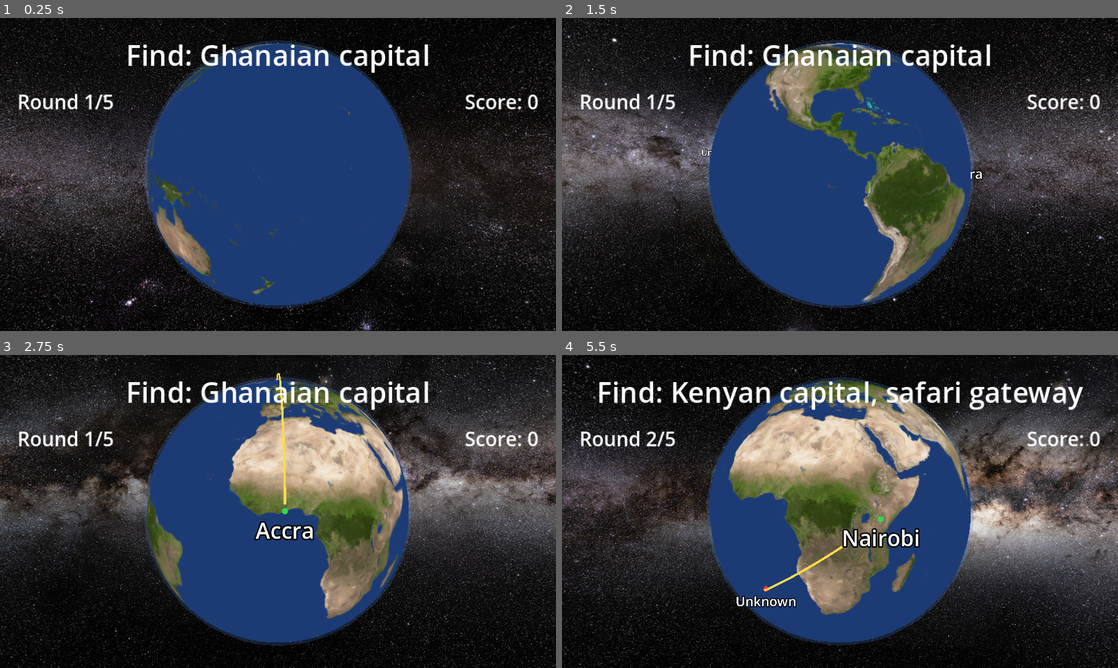
Above: before the commit, frames 1-4 (two rows, left to right).
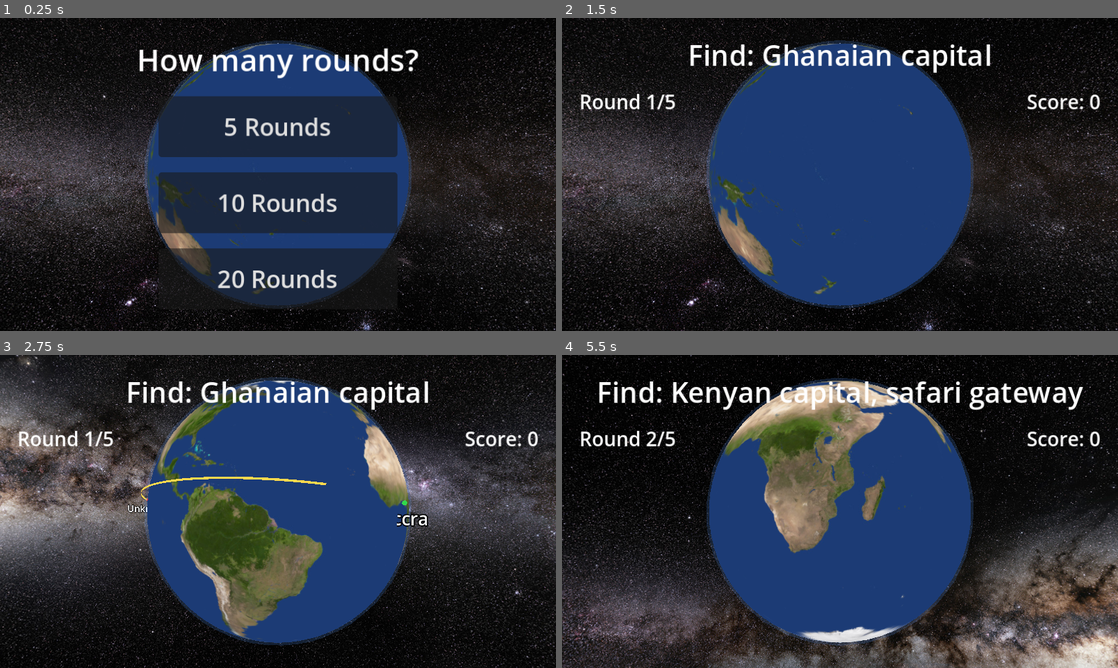
Above: after the commit, the same moments.

Repository: ahetawal-p/geotap
Game: Godot game, scene res://scenes/main.tscn
Same seed, same stepped clock (60 frames per second), same inputs: the game is played once before the commit and once after it.
Inputs (mouse positions are in pixels of both pictures, inside the frame that each line leads up to):
- Up to frame 1 (0.25 s): no input
- Up to frame 2 (1.5 s): click (840, 127) at 0.5 s, where only the run after the commit has a clickable "5 Rounds"; move the mouse to (962, 158) at 1.27 s; click (962, 158) at 1.42 s
- Up to frame 3 (2.75 s): drag from (166, 527) to (250, 574) at 2.02 s
- Up to frame 4 (5.5 s): move the mouse to (895, 442) at 2.77 s; click (895, 442) at 2.92 s; click (840, 602) at 3.5 s, where only the run before the commit has a clickable "Next >"; click (840, 602) at 4.25 s, where only the run after the commit has a clickable "Next >"; drag from (812, 574) to (673, 464) at 5.02 s

The runs differ from the first frame. In frame 1, 25% of the frame differs, in the area x 3-97%, y 8-94%; in frame 2, 32%; in frame 3, 48%; in frame 4, 61%, in the area x 0-100%, y 0-100%.

Commit message:
add more rounds

Diff:
--- a/scripts/game_manager.gd
+++ b/scripts/game_manager.gd
@@ -4,7 +4,7 @@
 signal guess_resolved(distance_mi: float, round_score: int, total_score: int, is_last_round: bool)
 signal game_over(final_score: int)
 
-const TOTAL_ROUNDS := 5
+var _total_rounds: int = 5
 
 const MARKER_SURFACE_OFFSET := 1.03
 const MARKER_DROP_HEIGHT := 1.30
@@ -41,7 +41,6 @@
 var _current_round := 0
 var _total_score := 0
 var _round_targets: Array = []
-var _awaiting_play_again := false
 
 func _ready() -> void:
 	guess_marker.visible = false
@@ -50,6 +49,7 @@
 	target_marker.material_override = _make_marker_material(Color(0.2, 0.85, 0.3))
 	globe_controller.location_tapped.connect(_on_location_tapped)
 	hud.next_pressed.connect(_on_next_pressed)
+	hud.round_count_selected.connect(_on_round_count_selected)
 
 	_guess_label = _make_billboard_label(GUESS_LABEL_BASE_PIXEL_SIZE)
 	_target_label = _make_billboard_label(TARGET_LABEL_BASE_PIXEL_SIZE)
@@ -76,8 +76,6 @@
 	await get_tree().process_frame
 	_adjust_for_viewport()
 
-	_start_game()
-
 func _adjust_for_viewport() -> void:
 	_adjust_ui_scale()
 	_adjust_camera_for_aspect()
@@ -96,7 +94,12 @@
 	var win := get_window()
 	var min_dim: int = mini(win.size.x, win.size.y)
 	var scale: float = 1.0
-	if min_dim < 500:
+	# Touch devices: scale aggressively regardless of reported size.
+	# High-DPR mobile (e.g. Pixel 10 Pro at ~3x) may report device pixels (~1440),
+	# which would otherwise fall into the "desktop" bucket with no boost.
+	if DisplayServer.is_touchscreen_available():
+		scale = 3.0 if min_dim < 1000 else 2.5
+	elif min_dim < 500:
 		scale = 2.5
 	elif min_dim < 750:
 		scale = 1.5
@@ -118,14 +121,17 @@
 	lbl.visible = false
 	return lbl
 
+func _on_round_count_selected(count: int) -> void:
+	_total_rounds = count
+	_start_game()
+
 func _start_game() -> void:
-	_round_targets = Locations.pick_round(TOTAL_ROUNDS)
-	if _round_targets.size() < TOTAL_ROUNDS:
+	_round_targets = Locations.pick_round(_total_rounds)
+	if _round_targets.size() < _total_rounds:
 		push_error("Not enough locations to start the game")
 		return
 	_current_round = 0
 	_total_score = 0
-	_awaiting_play_again = false
 	_start_round()
 
 func _start_round() -> void:
@@ -138,17 +144,12 @@
 	reveal_audio.stop()
 	var loc: Dictionary = _round_targets[_current_round]
 	var clue: String = loc.get("clue", loc.name)
-	print("Round %d/%d target: %s (%.4f, %.4f)" % [_current_round + 1, TOTAL_ROUNDS, loc.name, loc.lat, loc.lon])
-	round_started.emit(_current_round + 1, TOTAL_ROUNDS, clue)
+	print("Round %d/%d target: %s (%.4f, %.4f)" % [_current_round + 1, _total_rounds, loc.name, loc.lat, loc.lon])
+	round_started.emit(_current_round + 1, _total_rounds, clue)
 
 func _on_next_pressed() -> void:
-	if _awaiting_play_again:
-		_start_game()
-		return
-
 	_current_round += 1
-	if _current_round >= TOTAL_ROUNDS:
-		_awaiting_play_again = true
+	if _current_round >= _total_rounds:
 		game_over.emit(_total_score)
 	else:
 		_start_round()
@@ -183,7 +184,7 @@
 	var dist_local := dist
 	var score_local := score
 	var total_local := _total_score
-	var is_last := _current_round == TOTAL_ROUNDS - 1
+	var is_last := _current_round == _total_rounds - 1
 
 	_drop_marker(guess_marker, guess_dir, func() -> void:
 		_position_label_below(_guess_label, guess_marker)
--- a/scripts/hud.gd
+++ b/scripts/hud.gd
@@ -1,6 +1,7 @@
 extends CanvasLayer
 
 signal next_pressed
+signal round_count_selected(count: int)
 
 @onready var clue_label: Label = $Root/Top/ClueLabel
 @onready var round_label: Label = $Root/Top/Header/RoundLabel
@@ -8,18 +9,40 @@
 @onready var result_label: Label = $Root/Bottom/ResultLabel
 @onready var next_button: Button = $Root/Bottom/NextButton
 
+@onready var top_container: VBoxContainer = $Root/Top
+@onready var bottom_container: VBoxContainer = $Root/Bottom
+@onready var round_picker: VBoxContainer = $Root/RoundPicker
+@onready var picker_title: Label = $Root/RoundPicker/Title
+@onready var picker_subtitle: Label = $Root/RoundPicker/Subtitle
+
 func _ready() -> void:
 	next_button.pressed.connect(func() -> void: next_pressed.emit())
-	result_label.visible = false
-	next_button.visible = false
-	score_label.text = "Score: 0"
+	$Root/RoundPicker/Btn5.pressed.connect(func() -> void: round_count_selected.emit(5))
+	$Root/RoundPicker/Btn10.pressed.connect(func() -> void: round_count_selected.emit(10))
+	$Root/RoundPicker/Btn20.pressed.connect(func() -> void: round_count_selected.emit(20))
+
+	# Initial state: picker visible, gameplay HUD hidden.
+	_show_initial_picker()
 
 	var gm := get_parent()
 	gm.round_started.connect(_on_round_started)
 	gm.guess_resolved.connect(_on_guess_resolved)
 	gm.game_over.connect(_on_game_over)
 
+func _show_initial_picker() -> void:
+	picker_title.text = "How many rounds?"
+	picker_subtitle.visible = false
+	round_picker.visible = true
+	top_container.visible = false
+	bottom_container.visible = false
+	result_label.visible = false
+	next_button.visible = false
+	score_label.text = "Score: 0"
+
 func _on_round_started(round_num: int, total_rounds: int, clue: String) -> void:
+	round_picker.visible = false
+	top_container.visible = true
+	bottom_container.visible = true
 	round_label.text = "Round %d/%d" % [round_num, total_rounds]
 	clue_label.text = "Find: %s" % clue
 	result_label.visible = false
@@ -33,9 +56,11 @@
 	next_button.visible = true
 
 func _on_game_over(final_score: int) -> void:
-	clue_label.text = "Game Over"
-	result_label.text = "Final score: %d" % final_score
-	result_label.visible = true
-	score_label.text = "Score: %d" % final_score
-	next_button.text = "Play Again"
-	next_button.visible = true
+	picker_title.text = "Final Score: %d" % final_score
+	picker_subtitle.text = "Play again — how many rounds?"
+	picker_subtitle.visible = true
+	round_picker.visible = true
+	top_container.visible = false
+	bottom_container.visible = false
+	result_label.visible = false
+	next_button.visible = false
--- a/ui/hud.tscn
+++ b/ui/hud.tscn
@@ -63,3 +63,47 @@
 size_flags_horizontal = 4
 text = "Next >"
 theme_override_font_sizes/font_size = 20
+
+[node name="RoundPicker" type="VBoxContainer" parent="Root"]
+anchor_left = 0.5
+anchor_top = 0.5
+anchor_right = 0.5
+anchor_bottom = 0.5
+offset_left = -160.0
+offset_top = -160.0
+offset_right = 160.0
+offset_bottom = 160.0
+mouse_filter = 2
+alignment = 1
+theme_override_constants/separation = 14
+
+[node name="Title" type="Label" parent="Root/RoundPicker"]
+text = "How many rounds?"
+horizontal_alignment = 1
+mouse_filter = 2
+theme_override_font_sizes/font_size = 28
+
+[node name="Subtitle" type="Label" parent="Root/RoundPicker"]
+text = ""
+horizontal_alignment = 1
+mouse_filter = 2
+theme_override_font_sizes/font_size = 18
+visible = false
+
+[node name="Btn5" type="Button" parent="Root/RoundPicker"]
+custom_minimum_size = Vector2(220, 56)
+size_flags_horizontal = 4
+text = "5 Rounds"
+theme_override_font_sizes/font_size = 22
+
+[node name="Btn10" type="Button" parent="Root/RoundPicker"]
+custom_minimum_size = Vector2(220, 56)
+size_flags_horizontal = 4
+text = "10 Rounds"
+theme_override_font_sizes/font_size = 22
+
+[node name="Btn20" type="Button" parent="Root/RoundPicker"]
+custom_minimum_size = Vector2(220, 56)
+size_flags_horizontal = 4
+text = "20 Rounds"
+theme_override_font_sizes/font_size = 22
Not shown, changed: docs/index.html
Not shown, changed: docs/index.pck
